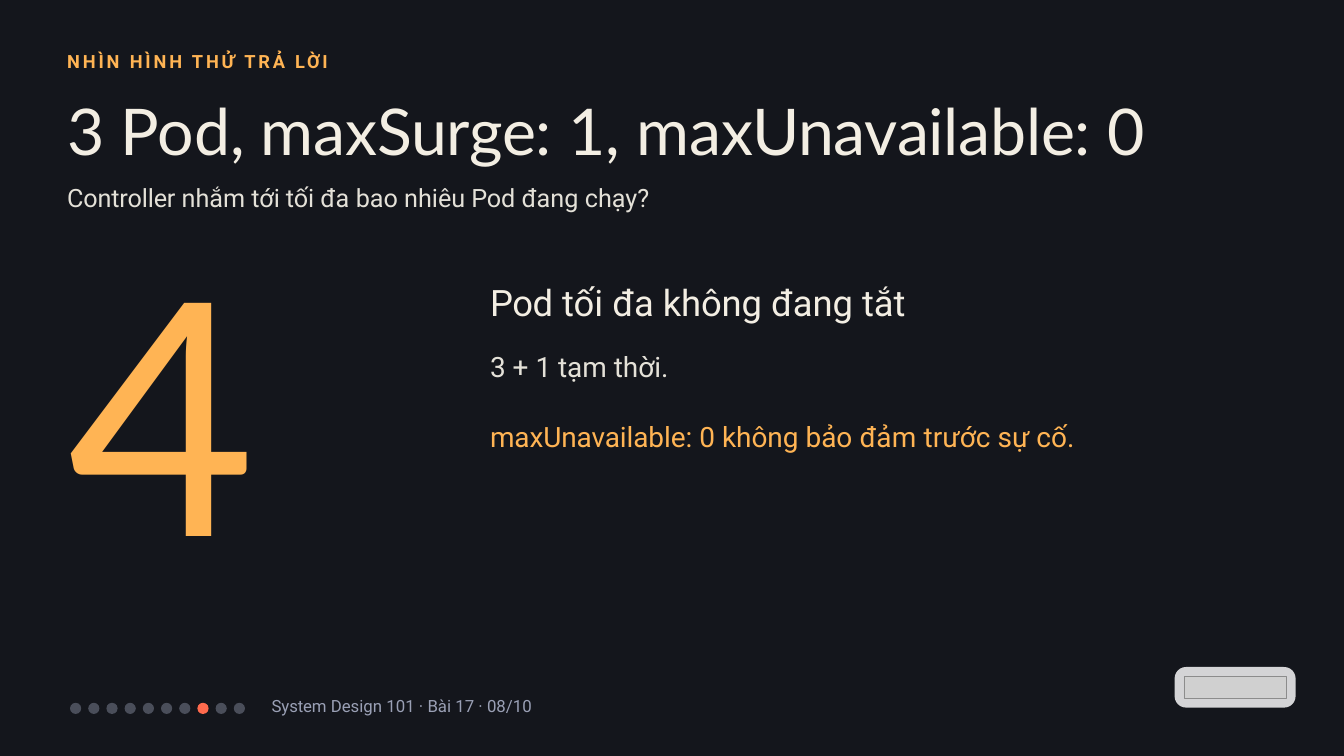
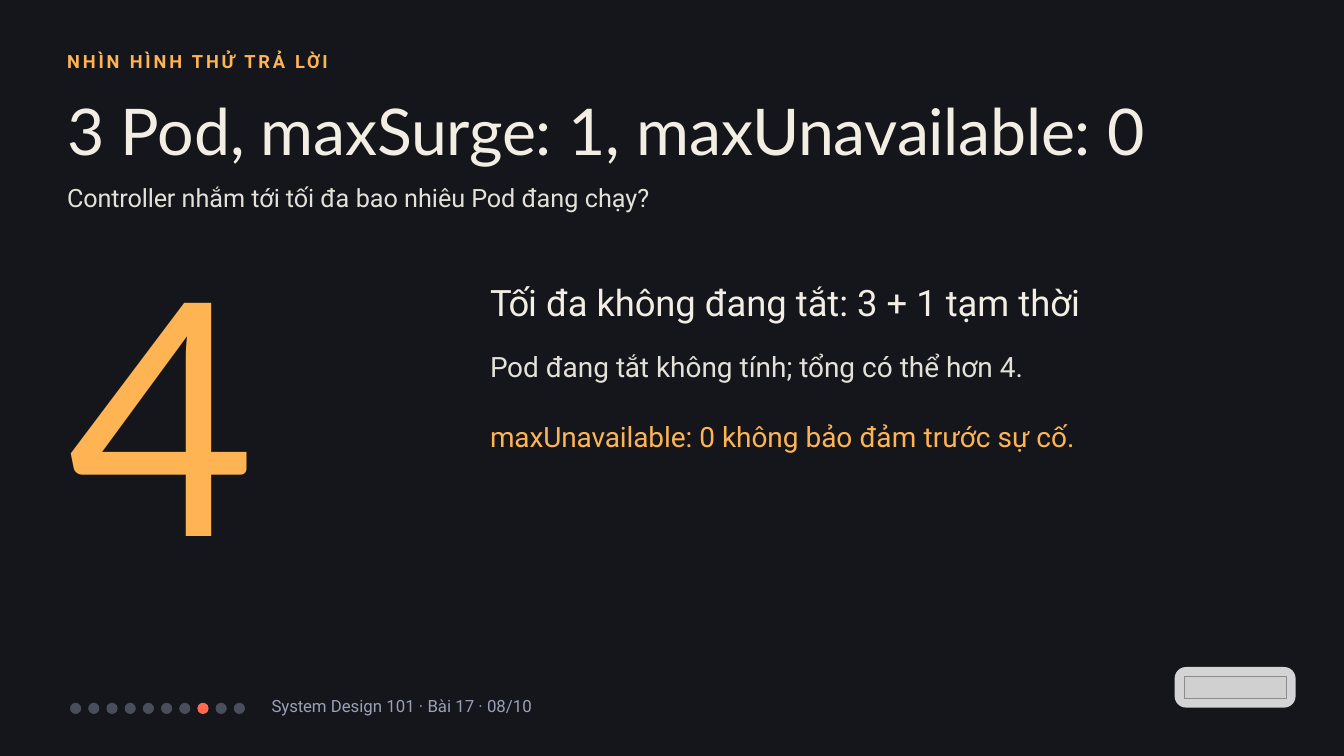
Before and after one commit to vohoailinh90/tool-marketing-studio, a slide deck: slide 8 of system-design-101/vi/lessons/sd-13-017/slides/sd-13-017.pptx. Drawn at 1344x756 pixels with LibreOffice and Linux fonts; fonts in the diff are those of the drawing; grey boxes stand for pictures. Boxes give left, top, right and bottom in pixels: in the first picture for what was removed or moved away, otherwise in the second. Text is boxed around its words. In the diff, an @@ line names an element or a change of style, - is before the commit and + after.

```diff
--- a/system-design-101/vi/lessons/sd-13-017/slides/sd-13-017.pptx
+++ b/system-design-101/vi/lessons/sd-13-017/slides/sd-13-017.pptx
@@ text at (x1=490, y1=286, x2=1080, y2=324): text changed @@
-Pod tối đa không đang tắt
+Tối đa không đang tắt: 3 + 1 tạm thời
@@ text at (x1=490, y1=353, x2=1023, y2=383): text changed @@
-3 + 1 tạm thời.
+Pod đang tắt không tính; tổng có thể hơn 4.
```
